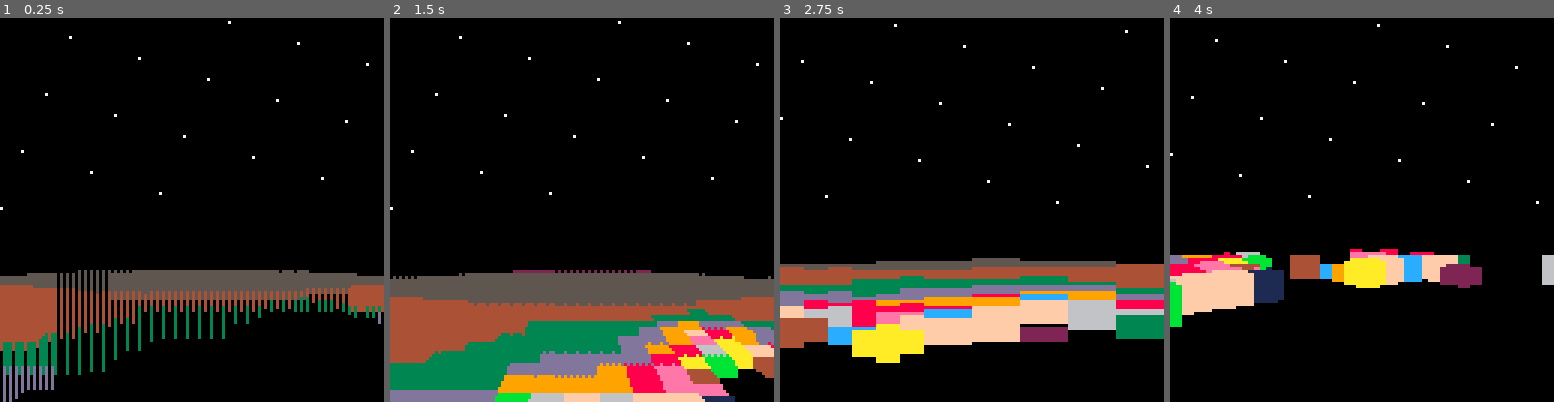
Above: before the commit, frames 1-4 (left to right).
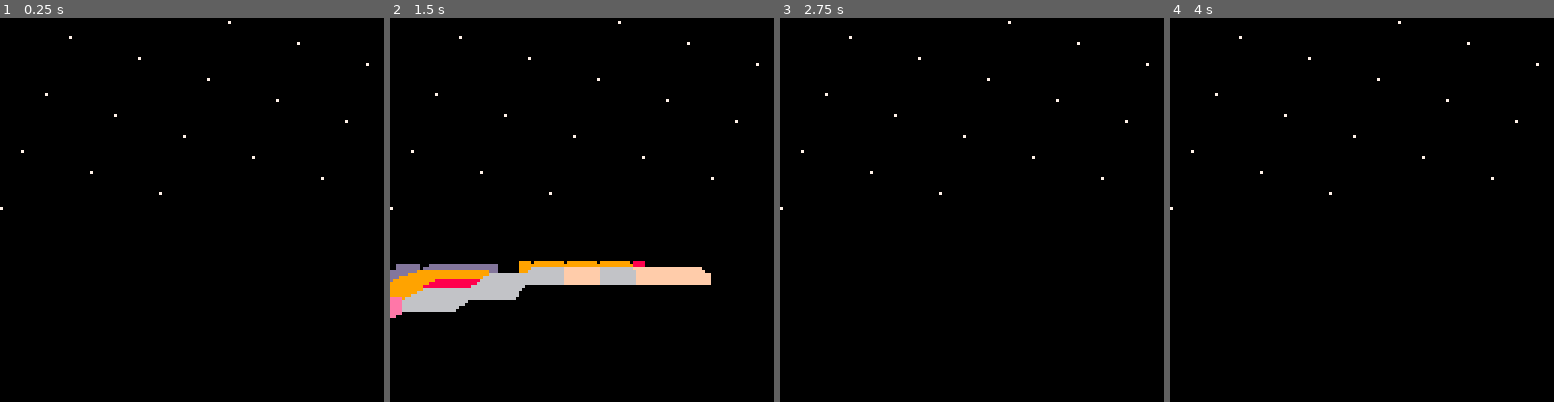
Above: after the commit, the same moments.

Repository: jcwilk/mandel3
Game: PICO-8 cartridge mandel3.p8
Two runs of this game, one before a commit and one after it. Both use one fixed random seed, a clock stepped at 60 frames per second and the inputs below.
Inputs:
- Up to frame 1 (0.25 s): no input
- Up to frame 2 (1.5 s): tap X (X key) at 0.33, 1.07 s; tap O (Z key) at 0.7 s
- Up to frame 3 (2.75 s): hold Right 1.6-2.1 s; tap O (Z key) at 1.7, 2.1, 2.5 s; tap X (X key) at 1.85 s; hold Up 2.15-2.42 s; hold Right from 2.47 s (still down)
- Up to frame 4 (4 s): tap O (Z key) at 2.9, 3.3, 3.7 s; tap X (X key) at 2.97 s; release Right at 3.03 s; hold Left 3.08-3.58 s; hold Down 3.63-3.97 s

The runs differ from the first frame. In frame 1, 13% of the frame differs, in the area x 0-100%, y 65-100%; in frame 2, 34%, in the area x 0-100%, y 63-100%; in frame 3, 22%; in frame 4, 8.2%.

Commit message:
Lots of adjustments to make movement more flowy
Avoided having the pixel columns start their loop over while moving,
instead had it be a little clever about finishing off just the right
ones depending on where it is in the queue before going back to single
width full 128 column scan

Diff:
--- a/mandel3.p8
+++ b/mandel3.p8
@@ -26,9 +26,10 @@
   height_zoom_ratio = 1.05
   screen_width = -sin(field_of_view/2) * 2
 
-  base_player_height = 0.3
+  base_player_height = 0.1
   player_height = base_player_height
   player_foot_height = 0
+  pixel_columns_i = 1
   grid_size = 1/(2^4)
 
   player = {
@@ -41,6 +42,50 @@
   }
 
   buffer_manager = build_buffer_manager()
+
+  pixel_columns={}
+  for i=0,127,16 do
+    add(pixel_columns,{
+      calc_screenx=i,
+      screenx=i,
+      prog_man=prog_man,
+      draw_width=16
+    })
+  end
+  for i=8,127,16 do
+    add(pixel_columns,{
+      calc_screenx=i,
+      screenx=i,
+      prog_man=prog_man,
+      draw_width=8
+    })
+  end
+  for i=4,127,8 do
+    add(pixel_columns,{
+      calc_screenx=i,
+      screenx=i,
+      prog_man=prog_man,
+      draw_width=4
+    })
+  end
+  for i=2,127,4 do
+    add(pixel_columns,{
+      calc_screenx=i,
+      screenx=i,
+      prog_man=prog_man,
+      draw_width=2
+    })
+  end
+  for i=1,127,2 do
+    add(pixel_columns,{
+      calc_screenx=i,
+      screenx=i,
+      prog_man=prog_man,
+      draw_width=2
+    })
+  end
+
+  draw_stars()
 end
 
 function _update60()
@@ -67,7 +112,7 @@
 
   player.coords+= offset*speed
 
-  prog_man.current_max_iterations+=1/6
+  prog_man.current_max_iterations+=1/8
 
   if btn(4) then
     changed_height=true
@@ -84,15 +129,24 @@
 function update_player_height()
   local currx=round(player.coords.x/grid_size)*grid_size
   local curry=round(player.coords.y/grid_size)*grid_size
-  player_foot_height+=mid(base_player_height*.1,base_player_height*-.1,-player_foot_height+(prog_man.current_max_iterations-mandelbrot(currx,curry,prog_man.current_max_iterations))/1000)
+  local iterations=mandelbrot(currx,curry,flr(prog_man.current_max_iterations))
+  if iterations == flr(prog_man.current_max_iterations) then
+    --TODO - get rid of this clause when we're rendering the mandelbrot normally
+    player_foot_height+=mid(base_player_height*.1,base_player_height*-.1,-player_foot_height+height_transform(iterations, flr(prog_man.current_max_iterations)))
+  else
+    player_foot_height+=mid(base_player_height*.1,base_player_height*-.1,-player_foot_height+height_transform(iterations, prog_man.current_max_iterations))
+  end
+
   player_height=base_player_height+player_foot_height
 end
 
 progressive_coroutine=false
 first_draw=true
 function _draw()
-  if changed_position or changed_height or first_draw then
-    draw_background()
+  if first_draw then
+    cls()
+  end
+  if first_draw or changed_position then
     progressive_coroutine=cocreate(raycast_walls_progressively)
   end
   assert(coresume(progressive_coroutine,prog_man))
@@ -108,15 +162,10 @@
   --printh("DEBUG")
   --printh(player.bearing.val)
   --printh(tostr(player.coords.x)..","..tostr(player.coords.y))
-  printh(stat(7))
-  printh(stat(1))
-end
-
-function draw_background()
-  cls()
-  --rectfill(0,0,127,63,1) --sky
-  --rectfill(0,64,127,127,0) --ground
-  draw_stars()
+  if stat(7) < 60 then
+    printh(stat(7))
+    printh(stat(1))
+  end
 end
 
 stars={}
@@ -138,114 +187,77 @@
 end
 
 function raycast_walls_progressively(prog_man)
-  local screenx=0
-  local pixel_columns={}
   local buffer_manager=build_buffer_manager()
-
-  for i=0,127,16 do
-    add(pixel_columns,{
-      calc_screenx=i,
-      screenx=i,
-      prog_man=prog_man,
-      draw_width=16
-    })
-  end
-  for i=8,127,16 do
-    add(pixel_columns,{
-      calc_screenx=i,
-      screenx=i,
-      prog_man=prog_man,
-      draw_width=8
-    })
-  end
-  for i=4,127,8 do
-    add(pixel_columns,{
-      calc_screenx=i,
-      screenx=i,
-      prog_man=prog_man,
-      draw_width=4
-    })
-  end
-  for i=2,127,4 do
-    add(pixel_columns,{
-      calc_screenx=i,
-      screenx=i,
-      prog_man=prog_man,
-      draw_width=2
-    })
-  end
-  for i=1,127,2 do
-    add(pixel_columns,{
-      calc_screenx=i,
-      screenx=i,
-      prog_man=prog_man,
-      draw_width=2
-    })
-  end
-
   buffer_manager:reset_state(.9)
 
-  for i=1,#pixel_columns do
-    raycast_pixel_column(pixel_columns[i])
-
+  local should_recache=true
+
+  if pixel_columns_i > 64 then
+    pixel_columns_i = 1
+  end
+  pixel_columns_i_done=pixel_columns_i
+
+  local max_draw_width=min(8,pixel_columns[pixel_columns_i].draw_width)
+  local drawn_all=false
+  local resetting=false
+
+  while true do
+    raycast_pixel_column(pixel_columns[pixel_columns_i], max_draw_width, should_recache)
+    pixel_columns_i+=1
+
+    if pixel_columns_i > 64 and not drawn_all then
+      pixel_columns_i=1
+      resetting=true
+    end
+    if pixel_columns_i > #pixel_columns then
+      pixel_columns_i=1
+      resetting=true
+    end
+    if pixel_columns_i == pixel_columns_i_done then
+      drawn_all=true
+    end
+    if resetting then
+      resetting=false
+      if drawn_all then
+      should_recache=false
+        --kjfgkdfjgd()
+        max_draw_width=1
+      end
+    end
     buffer_manager.progress_ratio+=1/128
     if not buffer_manager:is_finishable(1/128) then
       yield()
-      prog_man.current_max_iterations+=1/6
 
       buffer_manager:reset_state(.9) --temporary hack to sidestep the buffer manager bug where it isn't compensating for the buffer
     end
-    pixel_columns[i].draw_width=1
-  end
-
-  buffer_manager:reset_state(.9)
-
-  while true do
-    if not pixel_columns[screenx] then
-      pixel_columns[screenx] = {
-        calc_screenx=screenx,
-        screenx=screenx,
-        prog_man=prog_man,
-        draw_width=1
-      }
-    end
-    raycast_pixel_column(pixel_columns[screenx])
-
-    screenx+=1
-    if screenx > 127 then
-      screenx=0
-    end
-    --screenx=flr(rnd(128))
-
-    buffer_manager.progress_ratio+=1/128
-    if not buffer_manager:is_finishable(1/128) then
-      yield()
-      prog_man.current_max_iterations+=1/6
-
-      buffer_manager:reset_state(.9) --temporary hack to sidestep the buffer manager bug where it isn't compensating for the buffer
-    end
-  end
-end
-
-function raycast_pixel_column(pixel_column) -- TODO: pass in a copy of the player
+  end
+end
+
+function raycast_pixel_column(pixel_column, max_draw_width, should_recache) -- TODO: pass in a copy of the player
   local pa,pv,currx,curry,intx,inty,xstep,ystep,distance
   local height,distance_to_pixel_col,screeny,max_y,lowest_y,current_draw_distance,blocker_ratio
   local calc_screenx,screenx,draw_width
   local prog_man=pixel_column.prog_man
 
+  if should_recache or not pixel_column.cache then
+    pixel_column.cache={}
+  end
+
+  local cache=pixel_column.cache
+
   calc_screenx=pixel_column.calc_screenx
-  if not pixel_column.pa then
-    pixel_column.pa=screenx_to_angle(calc_screenx) -- TODO: make this take in a copy of the player
-  end
-  pa=pixel_column.pa
-
-  if not pixel_column.pv then
-    pixel_column.pv=pa:tovector()
-  end
-  pv=pixel_column.pv
+  if not cache.pa then
+    cache.pa=screenx_to_angle(calc_screenx) -- TODO: make this take in a copy of the player
+  end
+  pa=cache.pa
+
+  if not cache.pv then
+    cache.pv=pa:tovector()
+  end
+  pv=cache.pv
 
   screenx=pixel_column.screenx
-  draw_width=pixel_column.draw_width
+  draw_width=min(max_draw_width, pixel_column.draw_width)
 
   currx=round(player.coords.x/grid_size)*grid_size
   curry=round(player.coords.y/grid_size)*grid_size
@@ -275,7 +287,7 @@
   current_draw_distance=min(2,draw_distance*base_player_height)
   blocker_ratio=false
   did_draw=false
-  local max_wall_height=prog_man.current_max_iterations/1000
+  local max_wall_height=height_transform(0, prog_man.current_max_iterations)
   local front_distance,temp_max_y
 
   while distance < current_draw_distance do
@@ -284,7 +296,7 @@
     iterations = mandelbrot(currx, curry, prog_man.current_max_iterations) --flr(10*(currx+curry))
 
     if iterations < flr(prog_man.current_max_iterations) then
-      height = (prog_man.current_max_iterations-iterations)/1000
+      height = height_transform(iterations, prog_man.current_max_iterations)
       relative_height = height - player_height
 
       if relative_height < 0 then
@@ -351,6 +363,10 @@
       end
     end
   end
+end
+
+function height_transform(iterations, iter_max)
+  return (iter_max-iterations)^0.5/200
 end
 
 build_buffer_manager = (function()
